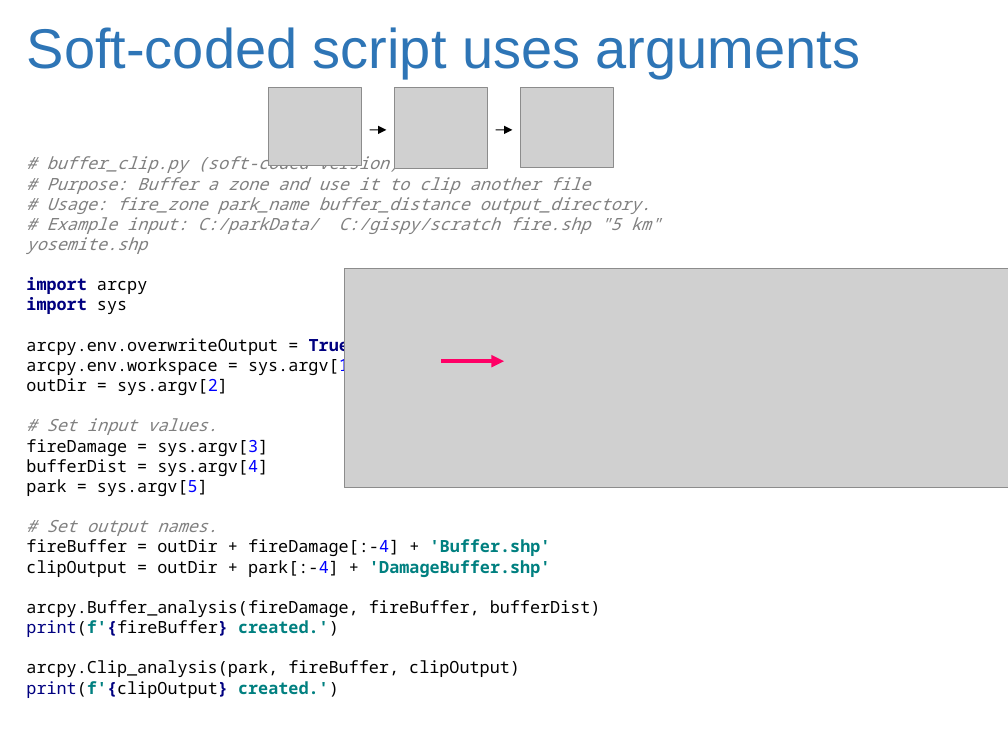
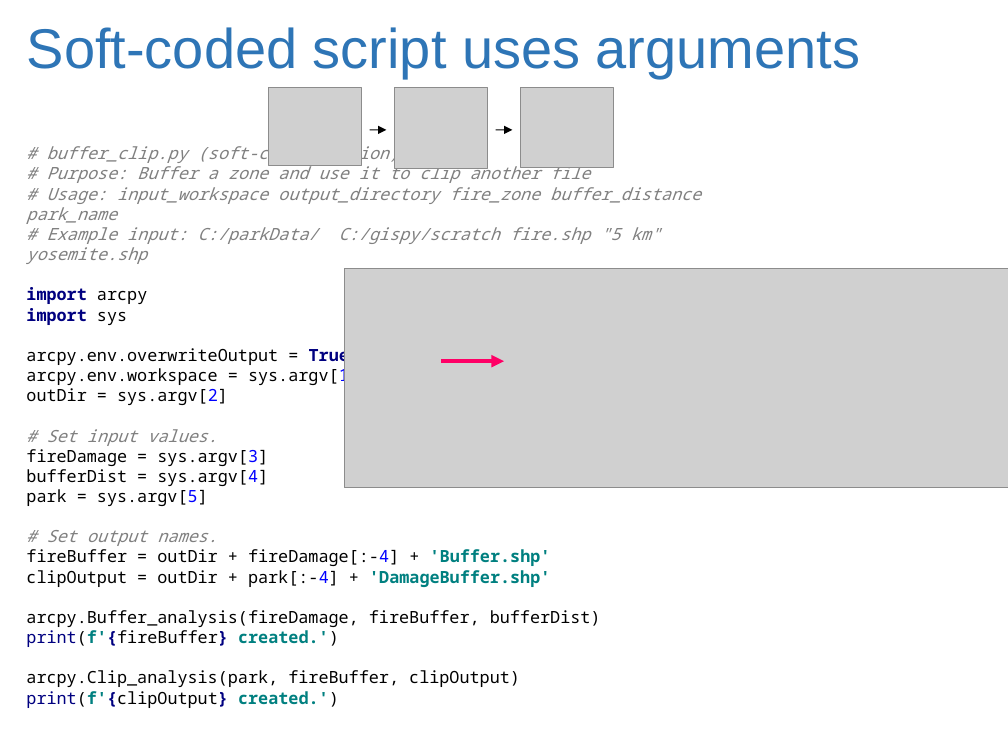
Before and after one commit to lgtateos/gis540, a slide deck: slide 5 of slides/passArgs.pptx. Drawn at 1008x756 pixels with LibreOffice and Linux fonts; fonts in the diff are those of the drawing; grey boxes stand for pictures. Boxes give left, top, right and bottom in pixels: in the first picture for what was removed or moved away, otherwise in the second. Text is boxed around its words. In the diff, an @@ line names an element or a change of style, - is before the commit and + after.

```diff
--- a/slides/passArgs.pptx
+++ b/slides/passArgs.pptx
@@ text at box(26, 143, 701, 224): text changed @@
-# buffer_clip.py (soft-coded version)
-# Purpose: Buffer a zone and use it to clip another file
-# Usage: fire_zone park_name buffer_distance output_directory.
+# buffer_clip.py (soft-coded version)
+# Purpose: Buffer a zone and use it to clip another file
+# Usage: input_workspace output_directory fire_zone buffer_distance park_name
```
